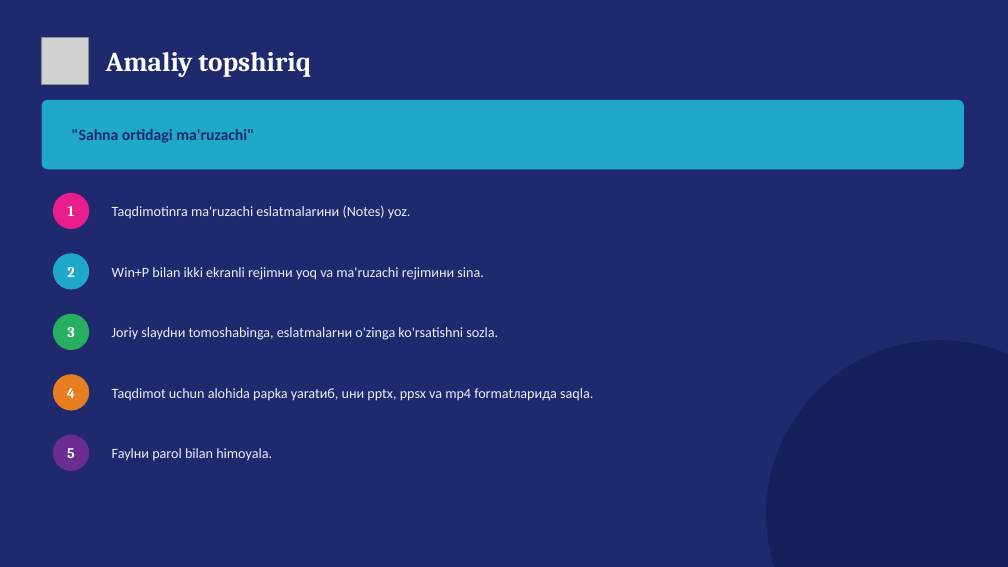
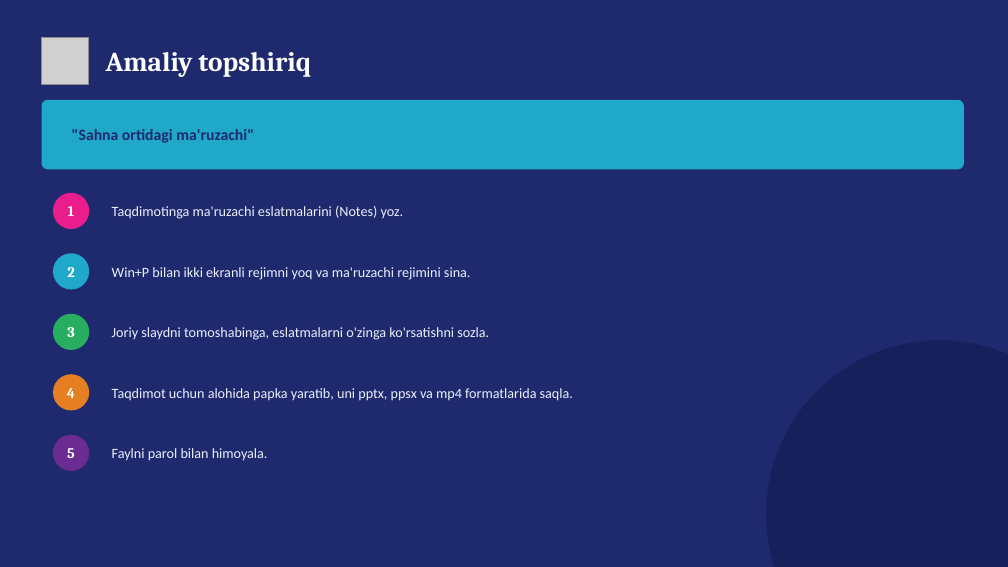
Before and after one commit to Xusanbek0039/kompyuter_savodxonligi_it_shaharcha, a slide deck: slide 5 of 25-dars - Ma'ruzachi rejimi, taqdimotni saqlash (prezentatsiya, demonstratsiya va video) va himoya/25-dars - Slayd.pptx. Drawn at 1008x567 pixels with LibreOffice and Linux fonts; fonts in the diff are those of the drawing; grey boxes stand for pictures. Boxes give left, top, right and bottom in pixels: in the first picture for what was removed or moved away, otherwise in the second. Text is boxed around its words. In the diff, an @@ line names an element or a change of style, - is before the commit and + after.

```diff
--- a/25-dars - Ma'ruzachi rejimi, taqdimotni saqlash (prezentatsiya, demonstratsiya va video) va himoya/25-dars - Slayd.pptx
+++ b/25-dars - Ma'ruzachi rejimi, taqdimotni saqlash (prezentatsiya, demonstratsiya va video) va himoya/25-dars - Slayd.pptx
@@ text at [112,206,404,219]: text changed @@
-Taqdimotinга ma'ruzachi eslatmalarини (Notes) yoz.
+Taqdimotinga ma'ruzachi eslatmalarini (Notes) yoz.
@@ text at [112,267,471,280]: text changed @@
-Win+P bilan ikki ekranli rejimни yoq va ma'ruzachi rejimини sina.
+Win+P bilan ikki ekranli rejimni yoq va ma'ruzachi rejimini sina.
@@ text at [112,327,489,340]: text changed @@
-Joriy slaydни tomoshabinga, eslatmalarни o'zinga ko'rsatishni sozla.
+Joriy slaydni tomoshabinga, eslatmalarni o'zinga ko'rsatishni sozla.
@@ text at [112,388,573,401]: text changed @@
-Taqdimot uchun alohida papka yaratиб, uни pptx, ppsx va mp4 formatларида saqla.
+Taqdimot uchun alohida papka yaratib, uni pptx, ppsx va mp4 formatlarida saqla.
@@ text at [112,448,268,461]: text changed @@
-Faylни parol bilan himoyala.
+Faylni parol bilan himoyala.
```
Also in this commit, not shown: 1 other slide changed, 34 other files.
